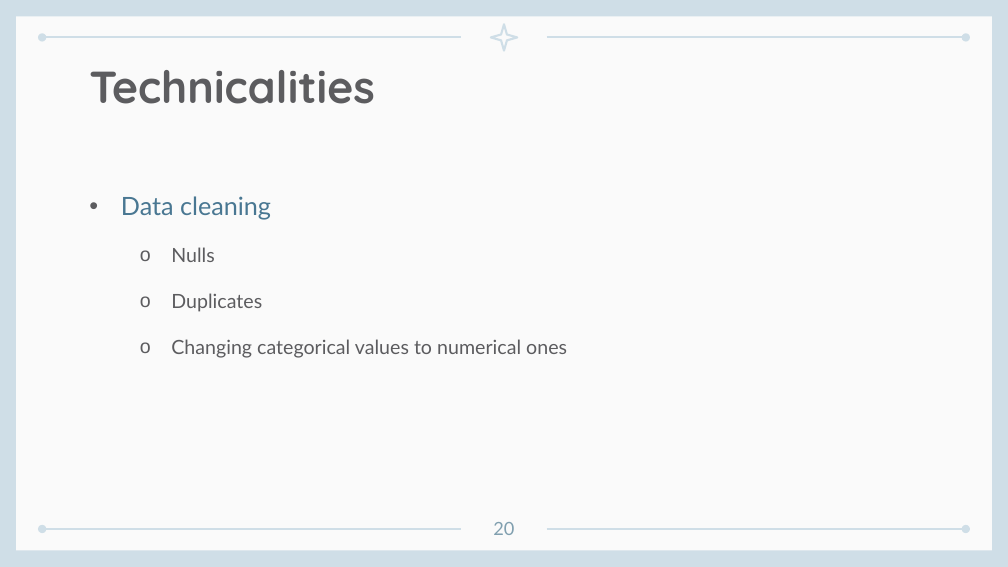
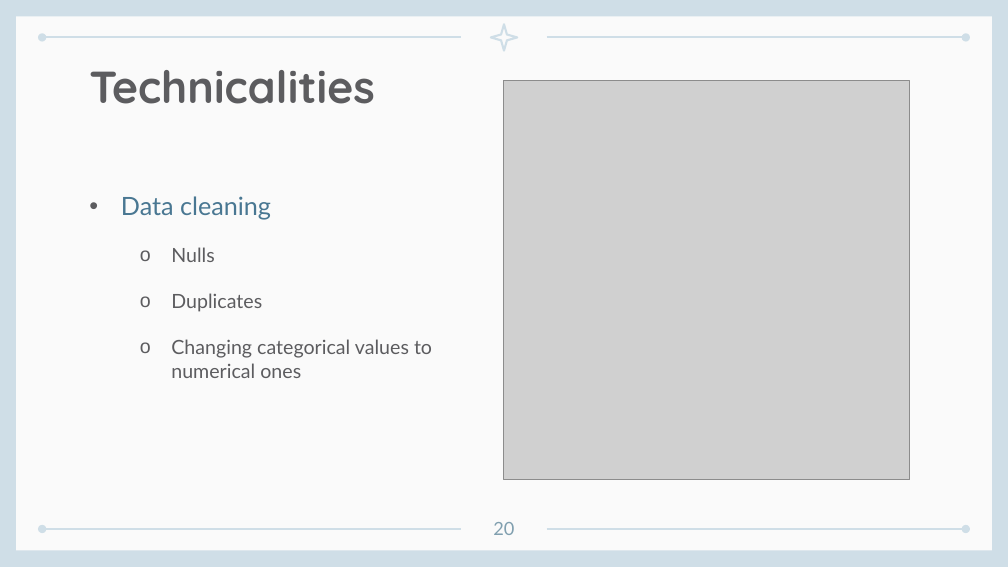
Before and after one commit to AliHashish/FIFA_Players_Analysis, a slide deck: slide 20 of Docs/Team10.pptx. Drawn at 1008x567 pixels with LibreOffice and Linux fonts; fonts in the diff are those of the drawing; grey boxes stand for pictures. Boxes give left, top, right and bottom in pixels: in the first picture for what was removed or moved away, otherwise in the second. Text is boxed around its words. In the diff, an @@ line names an element or a change of style, - is before the commit and + after.

```diff
--- a/Docs/Team10.pptx
+++ b/Docs/Team10.pptx
@@ picture added at bbox=[504, 81, 909, 480] @@
@@ subtitle "Data cleaning" rewrapped from bbox=[121, 196, 567, 358] to bbox=[121, 196, 432, 378] @@
```
Also in this commit, not shown: 4 other slides changed, 3 other files.
